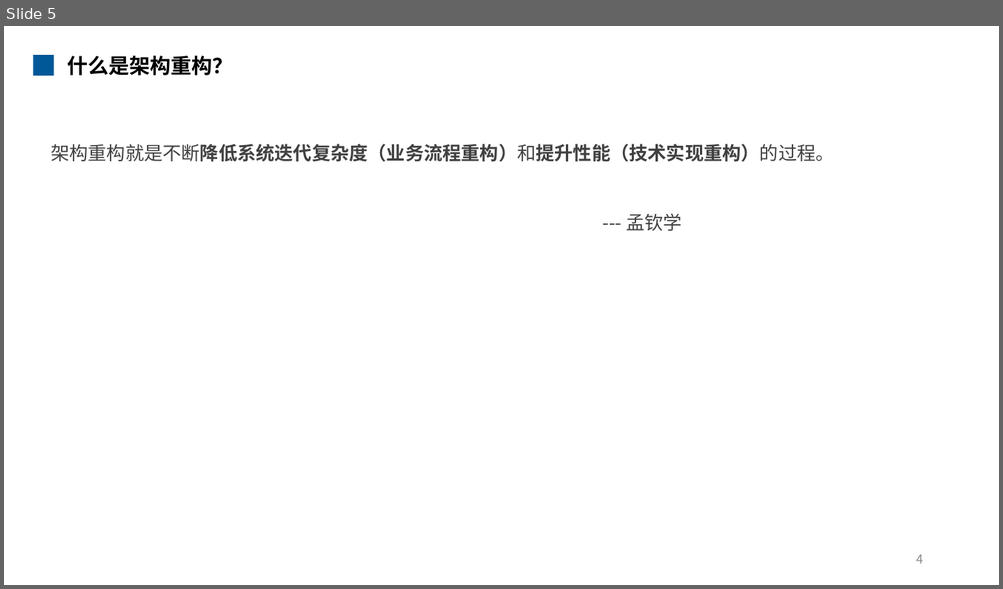
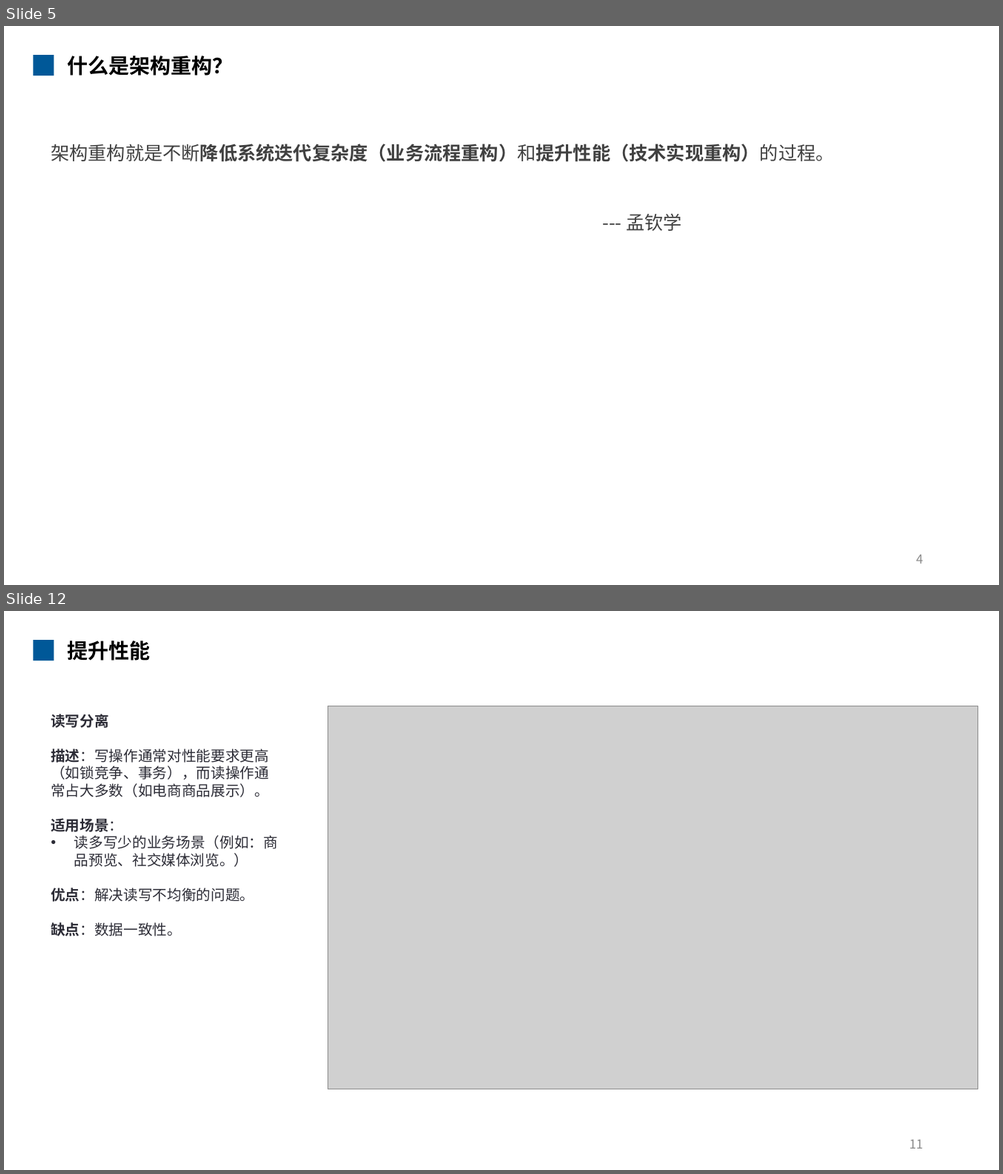
Before and after one commit to mengqinxue/KBase, a slide deck: 02_Architecture/Presentations/知识分享 - 架构重构.pptx. Shown one above the other, each under a label of ours: slide 5 before the commit, slides 5 and 12 after it; the slides between them are not shown. The pictures are 1003x589 and 1003x1174 pixels, drawn with LibreOffice and Linux fonts; fonts in the diff are those of the drawing; grey boxes stand for pictures. Boxes give left, top, right and bottom in pixels: in the first picture for what was removed or moved away, otherwise in the second. Text is boxed around its words. In the diff, an @@ line names an element or a change of style, - is before the commit and + after.

```diff
--- a/02_Architecture/Presentations/知识分享 - 架构重构.pptx
+++ b/02_Architecture/Presentations/知识分享 - 架构重构.pptx
@@ slide 12 added at [4,611,999,1170], background #FFFFFF @@
@@ rectangle added at [33,640,54,661], fill #005898 @@
@@ text added at [67,641,150,661], 20 pt, text #000000, bold @@
+提升性能
@@ text added at [51,714,278,937], 14 pt, text #2C2C36 @@
+读写分离
+描述：写操作通常对性能要求更高（如锁竞争、事务），而读操作通常占大多数（如电商商品展示）。
+适用场景：
+• 读多写少的业务场景（例如：商品预览、社交媒体浏览。）
+优点：解决读写不均衡的问题。
+缺点：数据一致性。
@@ picture added at [328,706,978,1090] @@
@@ page number added at [909,1140,923,1149], 12 pt, text #898989 @@
+11
```
Also in this commit, not shown: 6 slides changed, 7 other slides added, 2 slides removed.
